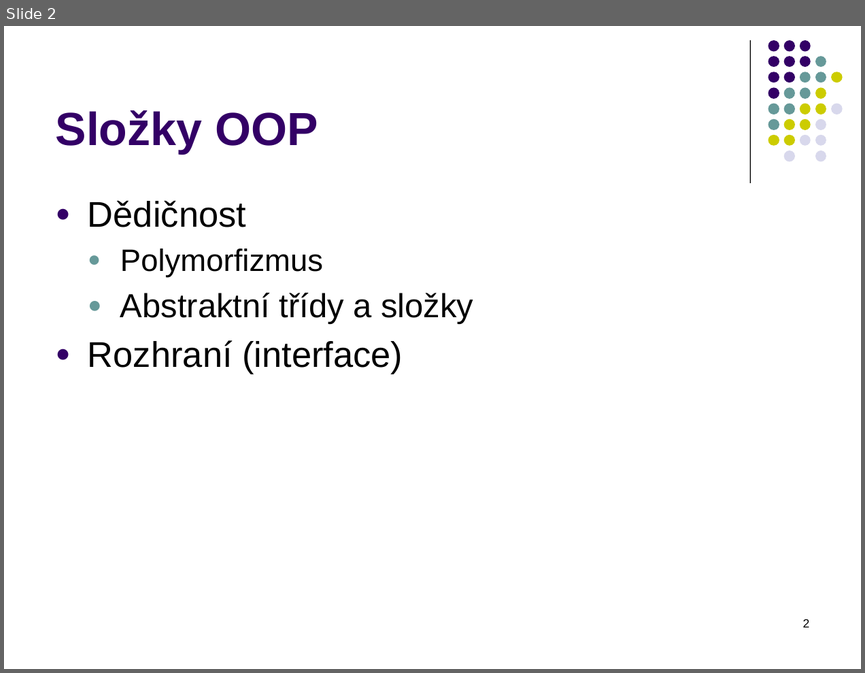
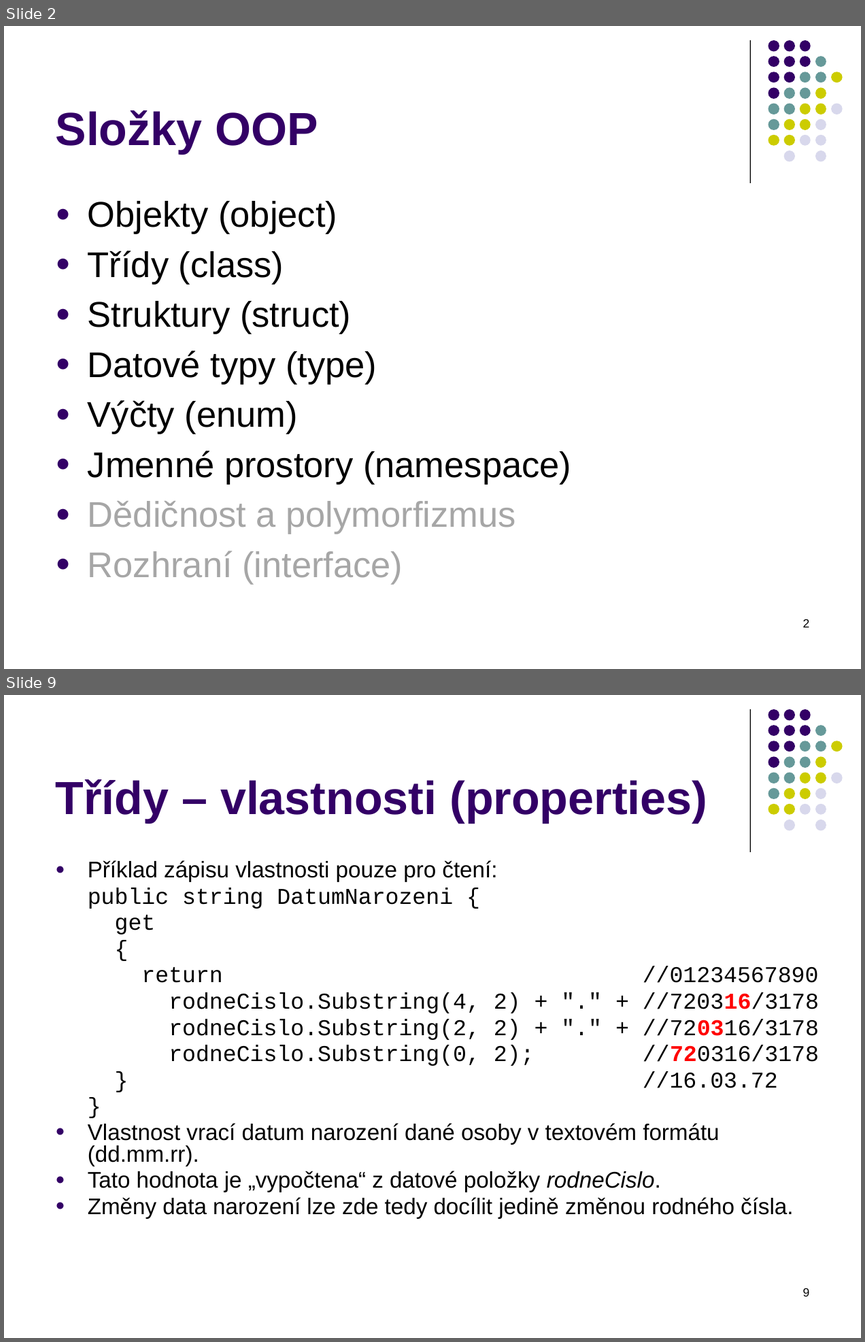
Before and after one commit to PetrVobornik/prednasky, a slide deck: Xamarin.Forms/01-OOP-a-NET/OOP-1-tridy.ppsx. Shown one above the other, each under a label of ours: slide 2 before the commit, slides 2 and 9 after it; the slides between them are not shown. The pictures are 865x673 and 865x1342 pixels, drawn with LibreOffice and Linux fonts; fonts in the diff are those of the drawing. Boxes give left, top, right and bottom in pixels: in the first picture for what was removed or moved away, otherwise in the second. Text is boxed around its words. In the diff, an @@ line names an element or a change of style, - is before the commit and + after.

```diff
--- a/Xamarin.Forms/01-OOP-a-NET/OOP-1-tridy.ppsx
+++ b/Xamarin.Forms/01-OOP-a-NET/OOP-1-tridy.ppsx
@@ slide 9 added at box(4, 695, 861, 1338), background #FFFFFF; not listed: 32 template elements that a slide beside it also shows @@
@@ title added at box(56, 779, 707, 823), 39 pt, text #330066, bold @@
+Třídy – vlastnosti (properties)
@@ text added at box(88, 860, 819, 1218), 19 pt, text #000000 @@
+● Příklad zápisu vlastnosti pouze pro čtení:
+public string DatumNarozeni {
+get
+{
+return //01234567890
+rodneCislo.Substring(4, 2) + "." + //720316/3178
+rodneCislo.Substring(2, 2) + "." + //720316/3178
+rodneCislo.Substring(0, 2); //720316/3178
+} //16.03.72
+}
+● Vlastnost vrací datum narození dané osoby v textovém formátu (dd.mm.rr).
+● Tato hodnota je „vypočtena“ z datové položky rodneCislo.
+● Změny data narození lze zde tedy docílit jedině změnou rodného čísla.
@@ page number added at box(803, 1287, 810, 1296), 10 pt, text #000000 @@
+9
@@ slide 2 changed as well @@
@@ text at box(88, 201, 571, 534): text changed; size 28 to 30 pt @@
-● Dědičnost
-  ● Polymorfizmus
-  ● Abstraktní třídy a složky
+● Objekty (object)
+● Třídy (class)
+● Struktury (struct)
+● Datové typy (type)
+● Výčty (enum)
+● Jmenné prostory (namespace)
+● Dědičnost a polymorfizmus
@@ text at box(88, 550, 402, 584): text colour #000000 to #A6A6A6 in "Rozhraní (interface)" @@
```
Also in this commit, not shown: 4 other slides changed, 21 other slides added, 8 slides removed, 1 other file.
